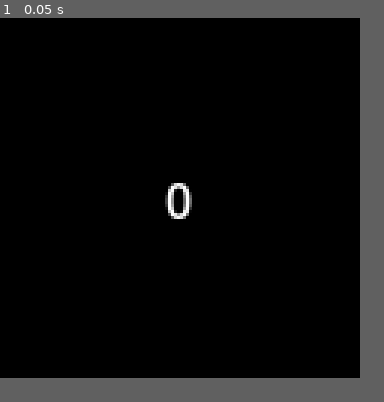
Above: before the commit, frame 1.
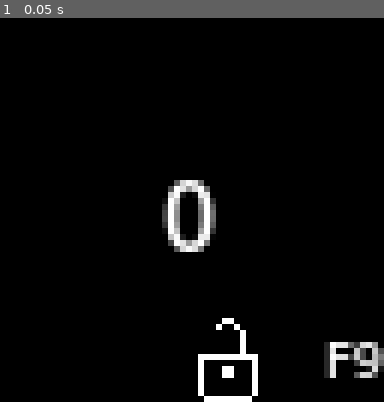
Above: after the commit, the same moment.

Repository: adleu/counter
Game: Godot game, scene res://node_2d.tscn
Same seed, same stepped clock (60 frames per second), same inputs: the game is played once before the commit and once after it.
Inputs:
- Up to frame 1 (0.05 s): no input
In our replay, the window is 120x120 before the commit and 128x128 after it. These sizes can differ from the game's own. Grey fills any space a smaller window leaves; there, only what the larger window draws over its background counts as a difference.

The runs differ from the first frame. In frame 1, 3.7% of the frame differs, in the area x 42-100%, y 42-100%.

Commit message:
add lock system and ui

Diff:
--- a/godot/app.gd
+++ b/godot/app.gd
@@ -6,7 +6,9 @@
 @export var right_click 	: CanvasLayer
 @export var input_handler 	: InputHandler
 
+signal window_interactable_change(active : bool)
 signal window_focus
+signal window_focus_out
 signal decrement
 signal increment
 
@@ -17,7 +19,11 @@
 var mouse_pressed 	: bool = false
 var offset			: Vector2i
 
+## window active interactions
+var window_interaction_active : bool = true
+
 func _ready() -> void:
+	get_window().size = Vector2i(32,32)
 	label.text = str(i)
 
 	Input.set_use_accumulated_input(true)
@@ -81,9 +87,14 @@
 		quit()
 	if what == NOTIFICATION_WM_WINDOW_FOCUS_IN:
 		on_window_focus()
+	if what == NOTIFICATION_WM_WINDOW_FOCUS_OUT:
+		on_window_focus_out()
 
 func on_window_focus() :
 	window_focus.emit()
+
+func on_window_focus_out() :
+	window_focus_out.emit()
 
 func quit():
 	input_handler.quit_input_handler()
@@ -114,3 +125,11 @@
 
 	if new_x != window_pos.x || new_y != window_pos.y:
 		window.position = Vector2i(new_x, new_y)
+
+func toggle_window_passthrough() -> void:
+	window_interaction_active = not window_interaction_active
+	print_debug("toggle window interactable to '%s'" %window_interaction_active)
+	window_interactable_change.emit(window_interaction_active)
+
+	DisplayServer.window_set_flag(DisplayServer.WINDOW_FLAG_MOUSE_PASSTHROUGH, not window_interaction_active)
+	# get_window().set_flag(Window.FLAG_NO_FOCUS, not window_interaction_active)
--- a/godot/input_handler.gd
+++ b/godot/input_handler.gd
@@ -21,6 +21,10 @@
 				window_handler_node.change_i(true)
 			"9":
 				window_handler_node.change_i(false)
+			"toggle":
+				window_handler_node.toggle_window_passthrough()
+			_ :
+				push_warning("unhandeld input argument : '%s'" %input)
 
 func quit_input_handler() -> void:
 	if python_process_id != -1:
--- a/godot/node_2d.tscn
+++ b/godot/node_2d.tscn
@@ -3,17 +3,20 @@
 [ext_resource type="Script" uid="uid://chnsjb3k0b1u6" path="res://app.gd" id="1_wtcfe"]
 [ext_resource type="Script" uid="uid://brmk8swljm1vf" path="res://input_handler.gd" id="2_0e48y"]
 [ext_resource type="PackedScene" uid="uid://qsmjm2xwsxsv" path="res://rightClick.tscn" id="3_epypp"]
+[ext_resource type="Script" uid="uid://cv3bav8v26gbn" path="res://view.gd" id="3_q6r6c"]
+[ext_resource type="Texture2D" uid="uid://bpudlid3ftepa" path="res://lock.png" id="4_q6r6c"]
+[ext_resource type="Texture2D" uid="uid://c16k8k6mlljg2" path="res://lock_open.png" id="5_kdubu"]
 
 [sub_resource type="StyleBoxFlat" id="StyleBoxFlat_j4nej"]
 bg_color = Color(0, 0, 0, 0)
-border_width_left = 8
-border_width_top = 8
-border_width_right = 8
-border_width_bottom = 8
-corner_radius_top_left = 64
-corner_radius_top_right = 64
-corner_radius_bottom_right = 64
-corner_radius_bottom_left = 64
+border_width_left = 4
+border_width_top = 4
+border_width_right = 4
+border_width_bottom = 4
+corner_radius_top_left = 1
+corner_radius_top_right = 1
+corner_radius_bottom_right = 1
+corner_radius_bottom_left = 1
 corner_detail = 16
 
 [sub_resource type="StyleBoxEmpty" id="StyleBoxEmpty_wtcfe"]
@@ -94,6 +97,7 @@
 
 [sub_resource type="Animation" id="Animation_0hol4"]
 resource_name = "window_focus_flash"
+length = 0.4
 tracks/0/type = "value"
 tracks/0/imported = false
 tracks/0/enabled = true
@@ -140,13 +144,23 @@
 script = ExtResource("2_0e48y")
 window_handler_node = NodePath("..")
 
+[node name="View" type="Node" parent="." unique_id=1749708885 node_paths=PackedStringArray("lock", "lock_open", "label_input", "app")]
+script = ExtResource("3_q6r6c")
+lock = NodePath("../CanvasLayer/HBoxContainer/Lock")
+lock_open = NodePath("../CanvasLayer/HBoxContainer/Lock2")
+label_input = NodePath("../CanvasLayer/HBoxContainer/F9")
+app = NodePath("..")
+
 [node name="CanvasLayer" type="CanvasLayer" parent="." unique_id=2144510327]
 
 [node name="ColorRect" type="Panel" parent="CanvasLayer" unique_id=385746515]
 modulate = Color(1, 1, 1, 0)
-anchors_preset = 15
-anchor_right = 1.0
-anchor_bottom = 1.0
+custom_minimum_size = Vector2(64, 64)
+anchors_preset = 8
+anchor_left = 0.5
+anchor_top = 0.5
+anchor_right = 0.5
+anchor_bottom = 0.5
 grow_horizontal = 2
 grow_vertical = 2
 theme_override_styles/panel = SubResource("StyleBoxFlat_j4nej")
@@ -162,7 +176,7 @@
 theme_override_styles/panel = SubResource("StyleBoxEmpty_wtcfe")
 
 [node name="Label" type="Label" parent="CanvasLayer" unique_id=428142048]
-anchors_preset = -1
+anchors_preset = 8
 anchor_left = 0.5
 anchor_top = 0.5
 anchor_right = 0.5
@@ -180,13 +194,42 @@
 theme_override_styles/normal = SubResource("StyleBoxFlat_epypp")
 text = "0"
 horizontal_alignment = 1
-metadata/_edit_use_anchors_ = true
 
 [node name="WindowFocusAnim" type="AnimationPlayer" parent="CanvasLayer" unique_id=35973914]
 libraries/ = SubResource("AnimationLibrary_q6r6c")
 
 [node name="LabelAnimation" type="AnimationPlayer" parent="CanvasLayer" unique_id=927277717]
 libraries/ = SubResource("AnimationLibrary_q6r6c")
+
+[node name="HBoxContainer" type="HBoxContainer" parent="CanvasLayer" unique_id=1125542509]
+propagate_maximum_size = false
+anchors_preset = 3
+anchor_left = 1.0
+anchor_top = 1.0
+anchor_right = 1.0
+anchor_bottom = 1.0
+offset_left = -53.0
+offset_top = -14.0
+grow_horizontal = 0
+grow_vertical = 0
+theme_override_constants/separation = 9
+alignment = 2
+
+[node name="Lock" type="TextureRect" parent="CanvasLayer/HBoxContainer" unique_id=129707873]
+layout_mode = 2
+texture = ExtResource("4_q6r6c")
+expand_mode = 2
+
+[node name="Lock2" type="TextureRect" parent="CanvasLayer/HBoxContainer" unique_id=1159826391]
+layout_mode = 2
+texture = ExtResource("5_kdubu")
+expand_mode = 2
+
+[node name="F9" type="Label" parent="CanvasLayer/HBoxContainer" unique_id=1871079715]
+layout_mode = 2
+theme_override_font_sizes/font_size = 9
+text = "F9"
+horizontal_alignment = 2
 
 [node name="RightClick" parent="." unique_id=476428273 node_paths=PackedStringArray("wh") instance=ExtResource("3_epypp")]
 visible = false
--- a/godot/project.godot
+++ b/godot/project.godot
@@ -25,8 +25,8 @@
 
 [display]
 
-window/size/viewport_width=120
-window/size/viewport_height=120
+window/size/viewport_width=128
+window/size/viewport_height=128
 window/size/always_on_top=true
 window/size/transparent=true
 window/per_pixel_transparency/allowed=true
--- a/godot/rightClick.tscn
+++ b/godot/rightClick.tscn
@@ -6,6 +6,14 @@
 @export
 var wh 			: window_handler
 var temp_pos 	: Vector2i
+
+func _ready() -> void:
+	wh.window_interactable_change.connect(on_window_interactable_change)
+
+func on_window_interactable_change(active : bool) -> void:
+	if not visible:
+		return
+	close()
 
 func _on_button_reset_pressed() -> void:
 	wh.i = 0
--- /dev/null
+++ b/godot/view.gd
@@ -0,0 +1,48 @@
+extends Node
+class_name AppView
+
+@export var lock            : TextureRect
+@export var lock_open       : TextureRect
+@export var label_input     : Label
+@export var app             : window_handler
+
+var _window_focus   := true
+var _lock_change_id := 0
+
+func _ready() -> void:
+    lock.visible            = false
+    lock_open.visible       = true
+    label_input.visible     = true
+    app.window_focus.connect(_on_window_focus)
+    app.window_focus_out.connect(_on_window_unfocus)
+    app.window_interactable_change.connect(_on_lock_change)
+
+func _on_lock_change(active: bool) -> void:
+    _lock_change_id += 1
+    var id = _lock_change_id
+
+    lock.visible        = not active
+    lock_open.visible   = active
+    label_input.visible = true
+
+    await get_tree().create_timer(2).timeout
+
+    if id != _lock_change_id:
+        return
+
+    if not app.window_interaction_active or not _window_focus:
+        label_input.visible     = false
+        lock.visible            = false
+        lock_open.visible       = false
+
+func _on_window_focus():
+    _window_focus       = true
+    label_input.visible = true
+    lock_open.visible   = true
+    lock.visible        = false
+
+func _on_window_unfocus():
+    _window_focus = false
+    if app.window_interaction_active :
+        label_input.visible = false
+        lock_open.visible   = false
Not shown, changed: godot/export_presets.cfg
Binary file added: godot/lock.png
Not shown, added: godot/lock.png.import
Binary file added: godot/lock_open.png
Not shown, added: godot/lock_open.png.import
Not shown, added: godot/view.gd.uid
Not shown, changed: python/inputs_handler.py
